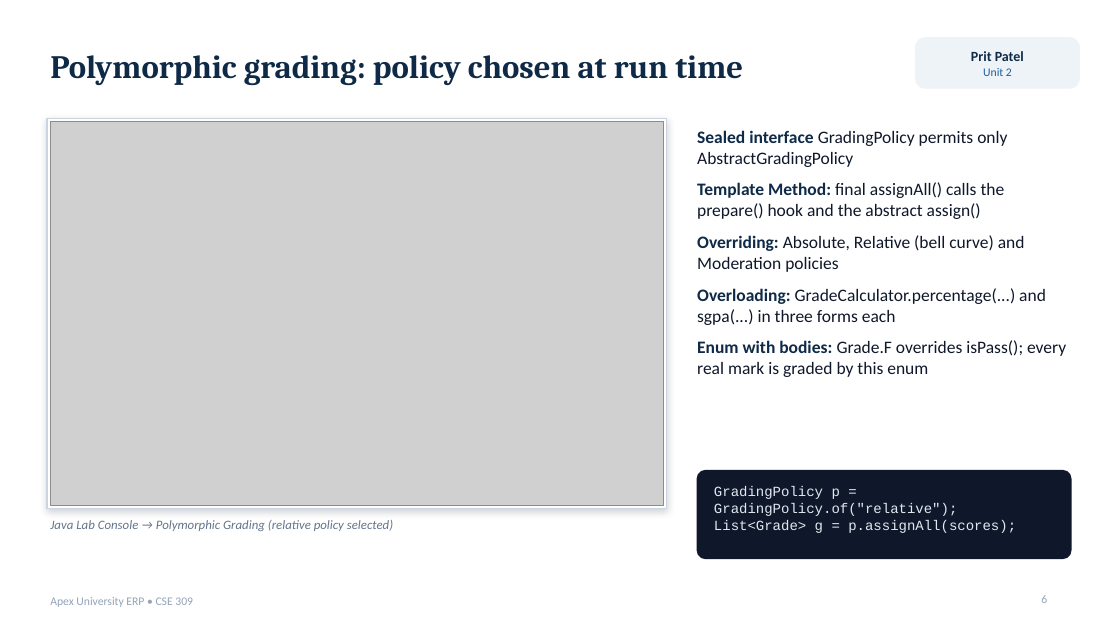
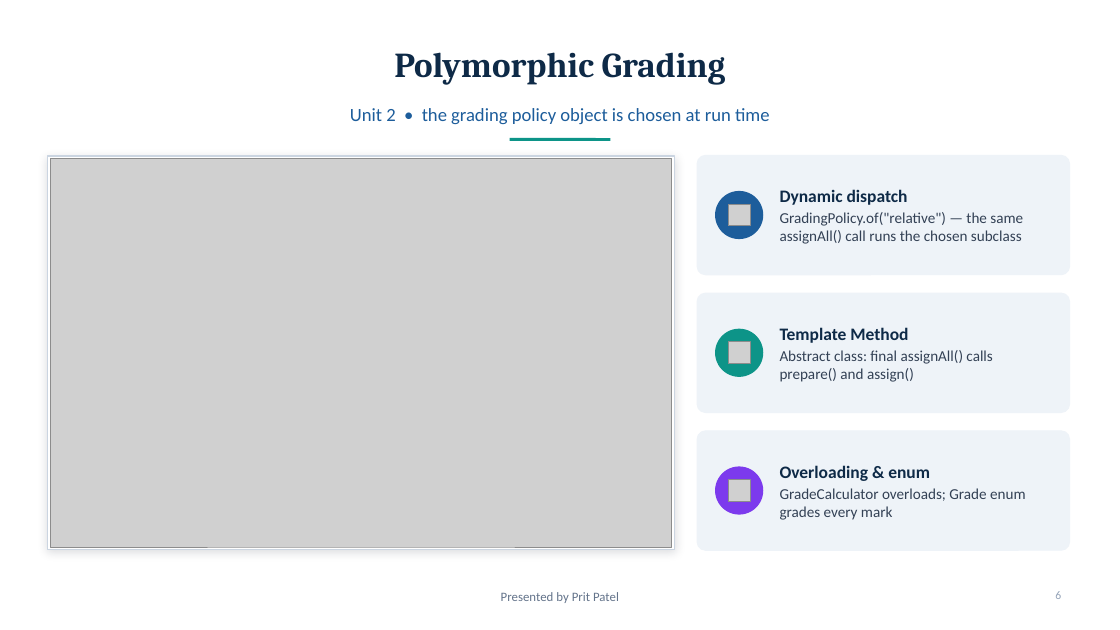
Before and after one commit to prit12075/student-management-system, a slide deck: slide 6 of docs/Apex_ERP_Presentation.pptx. Drawn at 1120x630 pixels with LibreOffice and Linux fonts; fonts in the diff are those of the drawing; grey boxes stand for pictures. Boxes give left, top, right and bottom in pixels: in the first picture for what was removed or moved away, otherwise in the second. Text is boxed around its words. In the diff, an @@ line names an element or a change of style, - is before the commit and + after.

```diff
--- a/docs/Apex_ERP_Presentation.pptx
+++ b/docs/Apex_ERP_Presentation.pptx
@@ title at (394,52,726,85): text changed; size 28 to 30 pt @@
-Polymorphic grading: policy chosen at run time
+Polymorphic Grading
@@ rounded rectangle removed at (916,38,1080,88) @@
@@ text removed at (971,51,1024,76) @@
-Prit Patel
-Unit 2
@@ text added at (350,108,770,124), 16 pt, text #1D5D9B @@
+Unit 2 • the grading policy object is chosen at run time
@@ line added from (510, 139) to (611, 139), #0D9488 2.5 pt @@
@@ text removed at (697,130,1066,377) @@
-• Sealed interface GradingPolicy permits only AbstractGradingPolicy
-• Template Method: final assignAll() calls the prepare() hook and the abstract assign()
-• Overriding: Absolute, Relative (bell curve) and Moderation policies
-• Overloading: GradeCalculator.percentage(...) and sgpa(...) in three forms each
-• Enum with bodies: Grade.F overrides isPass(); every real mark is graded by this enum
@@ rectangle: place and size @@
-rectangle at (47,118,667,508)
+rectangle at (48,156,675,549)
@@ rectangle at (48,156,675,549): shadow changed @@
@@ picture: place and size @@
-picture at (50,122,664,505)
+picture at (50,159,672,547)
@@ rounded rectangle added at (697,155,1070,275), fill #EEF3F8, outline #EEF3F8 1 pt @@
@@ ellipse added at (716,192,763,239), fill #1D5D9B, outline #1D5D9B 1 pt @@
@@ picture added at (728,204,750,226) @@
@@ text added at (780,189,1023,244), 13 pt, text #334155 @@
+Dynamic dispatch
+GradingPolicy.of("relative") — the same assignAll() call runs the chosen subclass
@@ rounded rectangle added at (697,293,1070,413), fill #EEF3F8, outline #EEF3F8 1 pt @@
@@ ellipse added at (716,329,763,376), fill #0D9488, outline #0D9488 1 pt @@
@@ text added at (780,327,992,382), 13 pt, text #334155 @@
+Template Method
+Abstract class: final assignAll() calls prepare() and assign()
@@ picture added at (728,342,750,364) @@
@@ rounded rectangle: place and size @@
-rounded rectangle at (697,471,1071,559)
+rounded rectangle at (697,431,1070,550)
@@ rounded rectangle at (697,431,1070,550): fill #0F172A to #EEF3F8; outline #0F172A 1 pt to #EEF3F8 1 pt; proportions changed @@
@@ ellipse added at (716,467,763,514), fill #7C3AED, outline #7C3AED 1 pt @@
@@ text added at (780,465,1026,520), 13 pt, text #334155 @@
+Overloading & enum
+GradeCalculator overloads; Grade enum grades every mark
@@ text removed at (714,486,1016,533) @@
-GradingPolicy p = GradingPolicy.of("relative");
-List<Grade> g = p.assignAll(scores);
@@ picture added at (728,480,750,502) @@
@@ text removed at (50,520,393,531) @@
-Java Lab Console → Polymorphic Grading (relative policy selected)
@@ text removed at (50,597,193,607) @@
-Apex University ERP • CSE 309
@@ text added at (501,592,619,603), 11 pt, text #64748B @@
+Presented by Prit Patel
@@ page number: place and size @@
-page number at (1041,595,1047,603)
+page number at (1055,591,1061,599)
@@ page number at (1055,591,1061,599): alignment left to right @@
```
Also in this commit, not shown: 14 other slides changed, 6 slides added, 6 slides removed, 4 other files.
